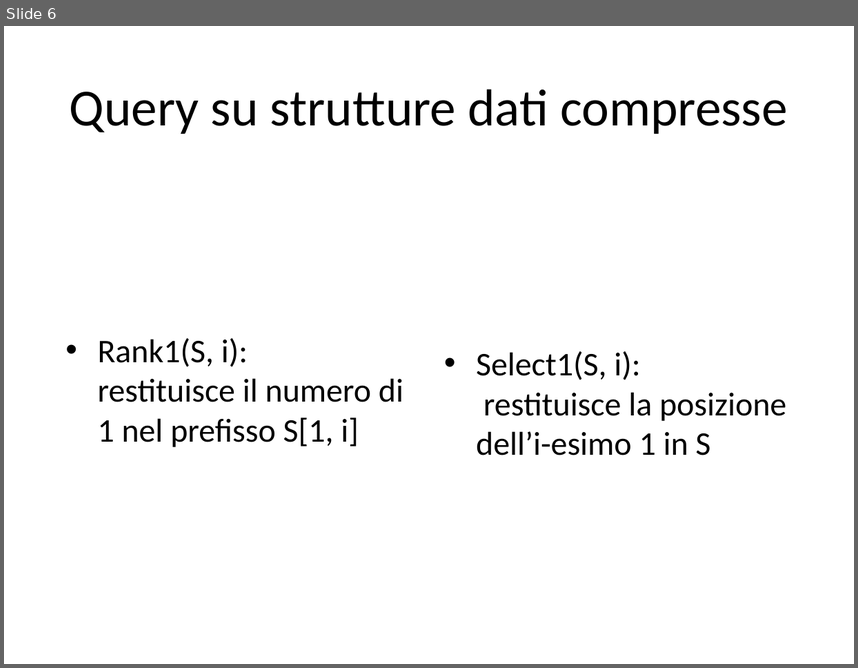
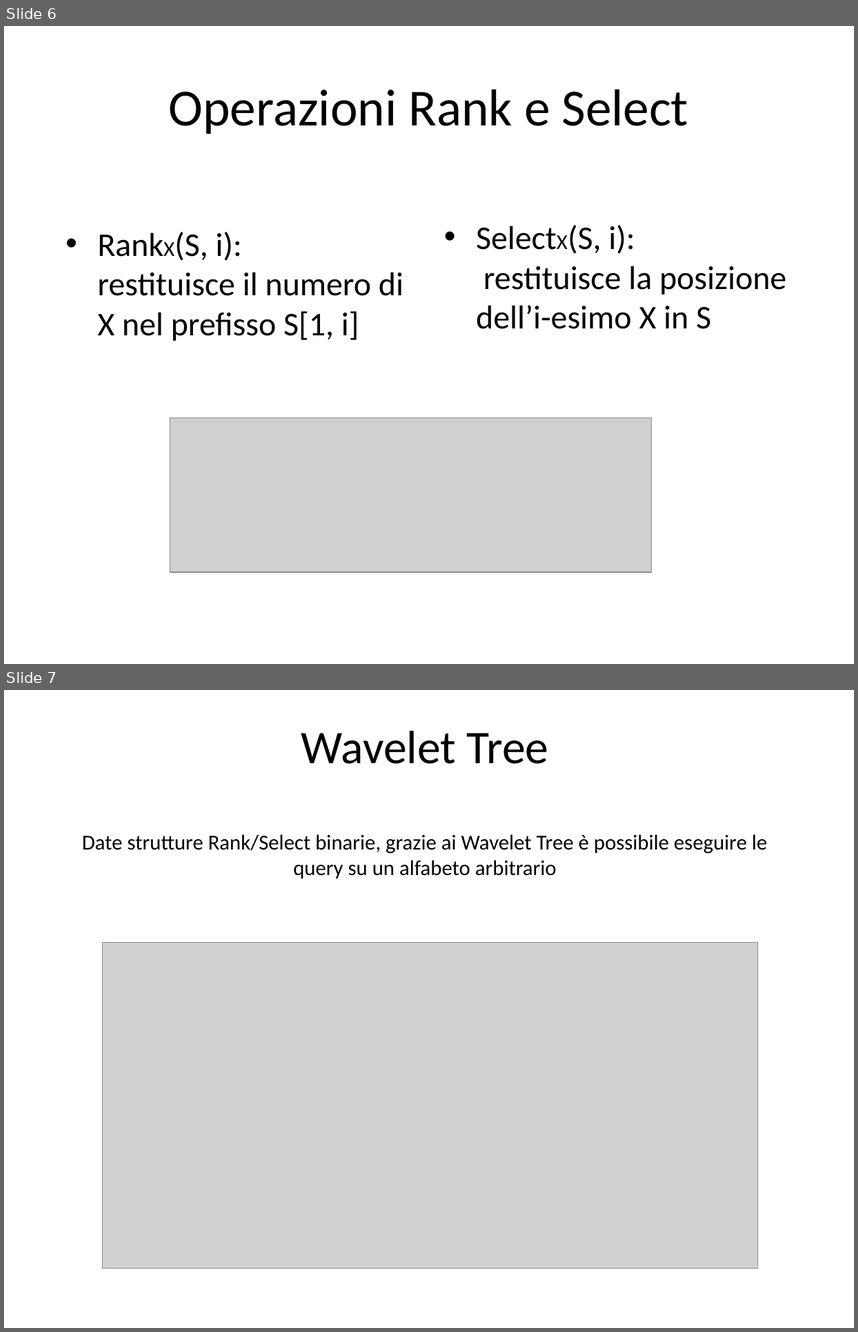
Before and after one commit to luca-Serena/tesi-strutture-dati-compressione, a slide deck: Presentazione.pptx. Shown one above the other, each under a label of ours: slide 6 before the commit, slides 6 and 7 after it. The pictures are 858x668 and 858x1332 pixels, drawn with LibreOffice and Linux fonts; fonts in the diff are those of the drawing; grey boxes stand for pictures. Boxes give left, top, right and bottom in pixels: in the first picture for what was removed or moved away, otherwise in the second. Text is boxed around its words. In the diff, an @@ line names an element or a change of style, - is before the commit and + after.

```diff
--- a/Presentazione.pptx
+++ b/Presentazione.pptx
@@ slide 7 added at (4,690,854,1328), background #FFFFFF @@
@@ title added at (82,731,767,876), 18 pt, text #000000 @@
+Wavelet Tree
+Date strutture Rank/Select binarie, grazie ai Wavelet Tree è possibile eseguire le query su un alfabeto arbitrario
@@ picture added at (103,943,758,1268) @@
@@ slide 6 changed as well @@
@@ title at (168,89,689,134): text changed @@
-Query su strutture dati compresse
+Operazioni Rank e Select
@@ text at (98,232,404,341): text changed @@
-• Rank1(S, i):
-  restituisce il numero di 1 nel prefisso S[1, i]
+• RankX(S, i):
+  restituisce il numero di X nel prefisso S[1, i]
@@ text at (476,225,786,329): text changed @@
-• Select1(S, i):
-  restituisce la posizione dell’i-esimo 1 in S
+• SelectX(S, i):
+  restituisce la posizione dell’i-esimo X in S
@@ picture added at (170,418,652,572) @@
```
Also in this commit, not shown: 9 other slides changed, 1 slide removed.
